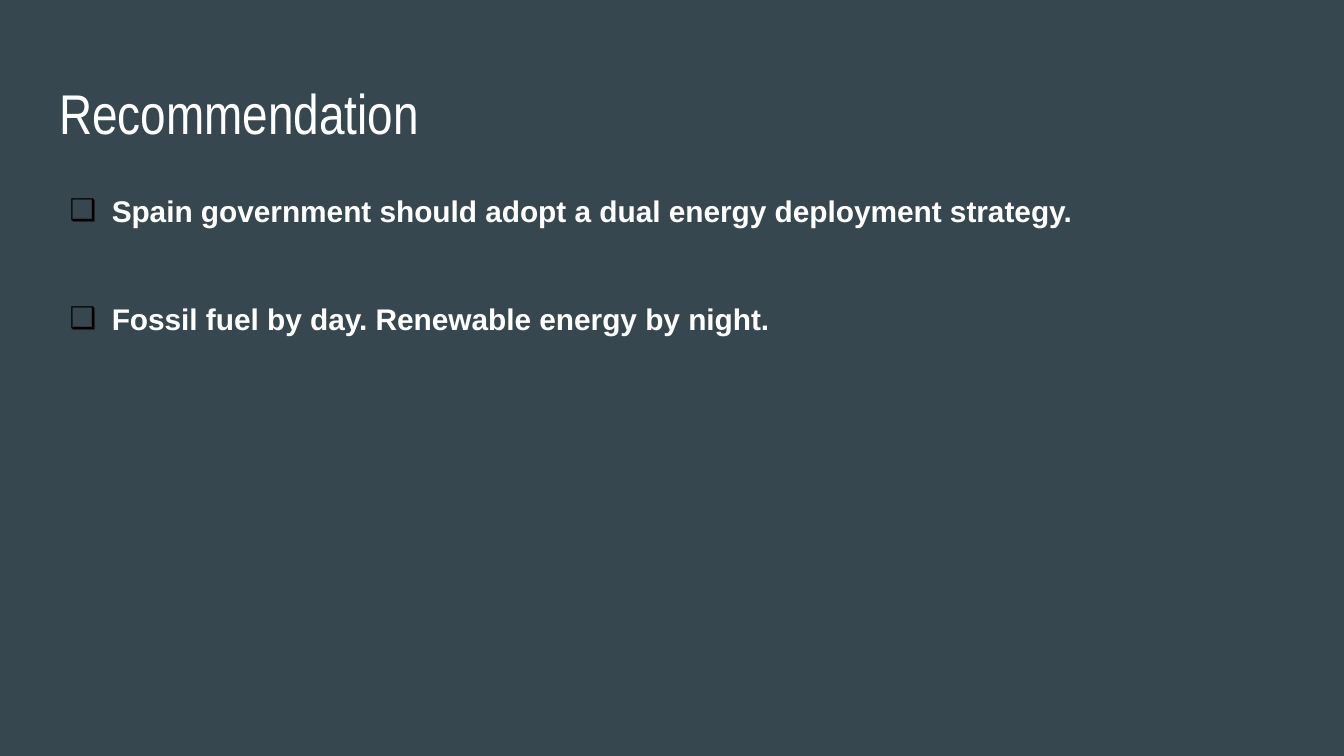
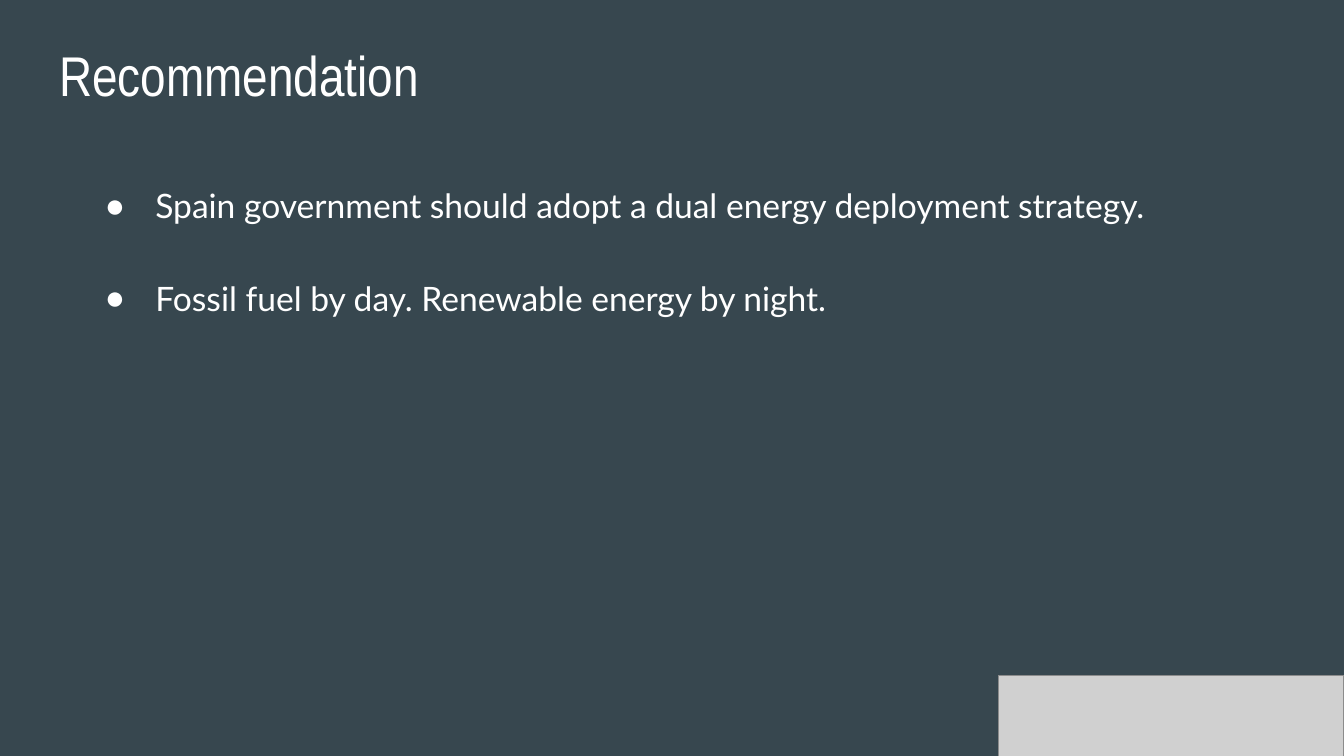
Before and after one commit to PETER630-MAX/Spain-Electricity-Shortfall-Challenge-2022, a slide deck: slide 20 of NM3 ENERGIES Presentation Slides.pptx. Drawn at 1344x756 pixels with LibreOffice and Linux fonts; fonts in the diff are those of the drawing; grey boxes stand for pictures. Boxes give left, top, right and bottom in pixels: in the first picture for what was removed or moved away, otherwise in the second. Text is boxed around its words. In the diff, an @@ line names an element or a change of style, - is before the commit and + after.

```diff
--- a/NM3 ENERGIES Presentation Slides.pptx
+++ b/NM3 ENERGIES Presentation Slides.pptx
@@ title "Recommendation": place and size @@
-title "Recommendation" at <box>59,93,418,135</box>
+title "Recommendation" at <box>59,55,418,97</box>
@@ text "Spain government should adopt a ...": place and size @@
-text "Spain government should adopt a ..." at <box>112,200,1072,335</box>
+text "Spain government should adopt a ..." at <box>155,193,1144,317</box>
@@ text "Spain government should adopt a ..." at <box>155,193,1144,317</box>: size 16 to 18 pt, font Arial to Lato, bold off; bullet ❑ to ●; line spacing 1 to 1.15; bullet colour #000000 to #FFFFFF @@
@@ picture added at <box>999,676,1344,756</box> @@
```
Also in this commit, not shown: 4 other slides changed, 3 slides added, 3 slides removed.
